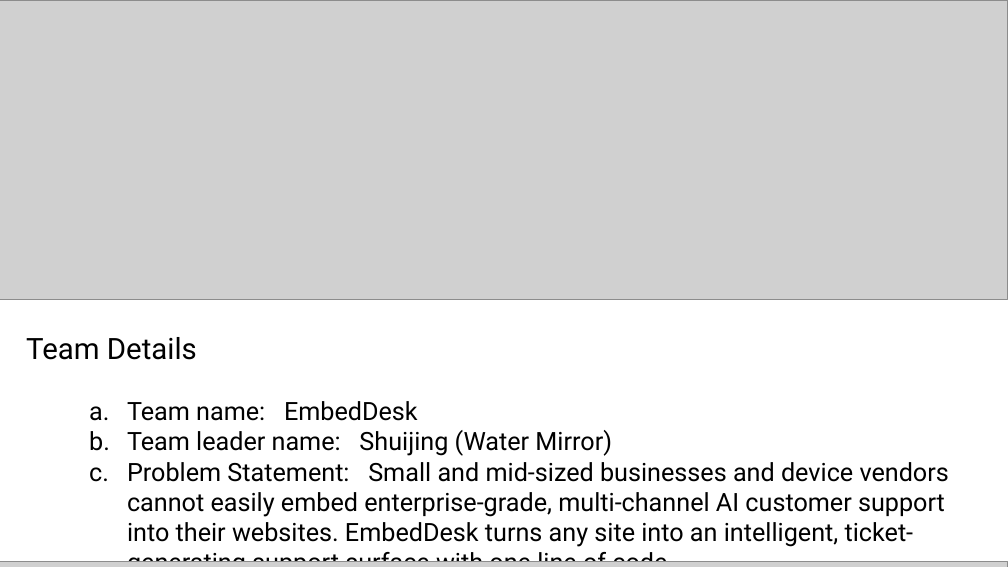
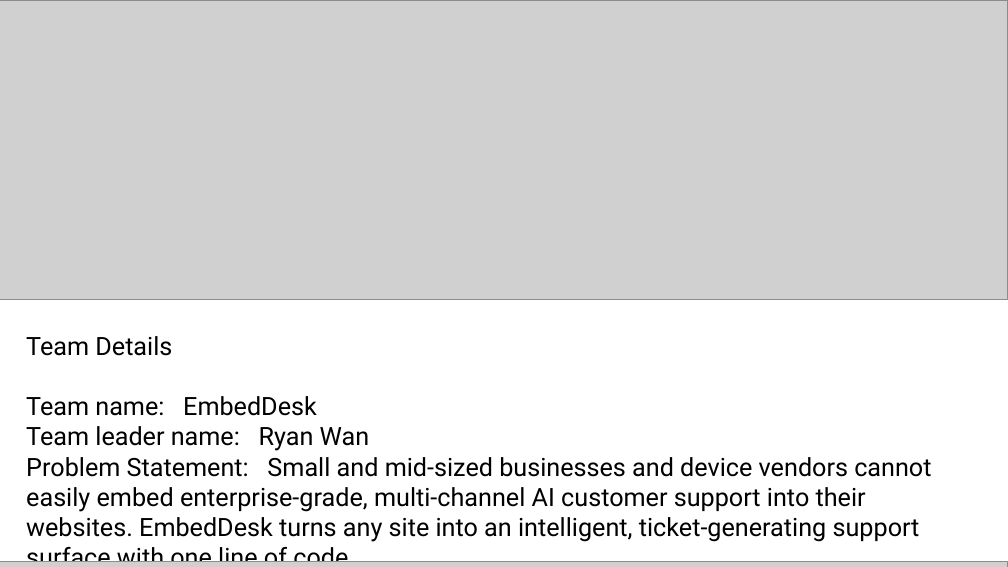
Before and after one commit to Aqr325/embeddesk, a slide deck: slide 1 of EmbedDesk-AI-Builder-Cup.pptx. Drawn at 1008x567 pixels with LibreOffice and Linux fonts; fonts in the diff are those of the drawing; grey boxes stand for pictures. Boxes give left, top, right and bottom in pixels: in the first picture for what was removed or moved away, otherwise in the second. Text is boxed around its words. In the diff, an @@ line names an element or a change of style, - is before the commit and + after.

Commit message:
fix(submission): correct team leader to Ryan Wan, align deployment claims with Firebase route (dual-mode serverless), fix video duration 3:29, product link placeholder

```diff
--- a/EmbedDesk-AI-Builder-Cup.pptx
+++ b/EmbedDesk-AI-Builder-Cup.pptx
@@ text at box(26, 336, 931, 567): size 21 to 18 pt in "Team Details"; bullet a. to none; list level 2 to 1 in "Team name: EmbedDesk"; list level 2 to 1 in "Problem Statement: Small and mid-sized ..." @@
@@ text at box(26, 426, 370, 451): text changed @@
-  b. Team leader name: Shuijing (Water Mirror)
+Team leader name: Ryan Wan
```
Also in this commit, not shown: 4 other slides changed, 1 other file.
